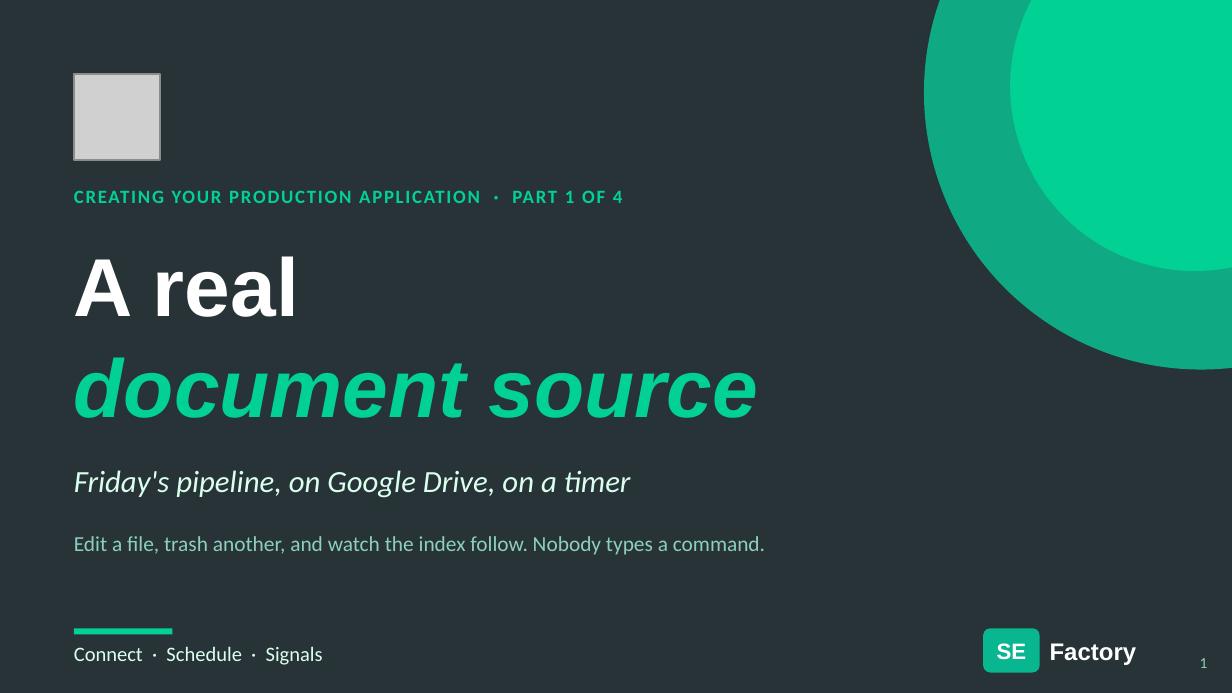
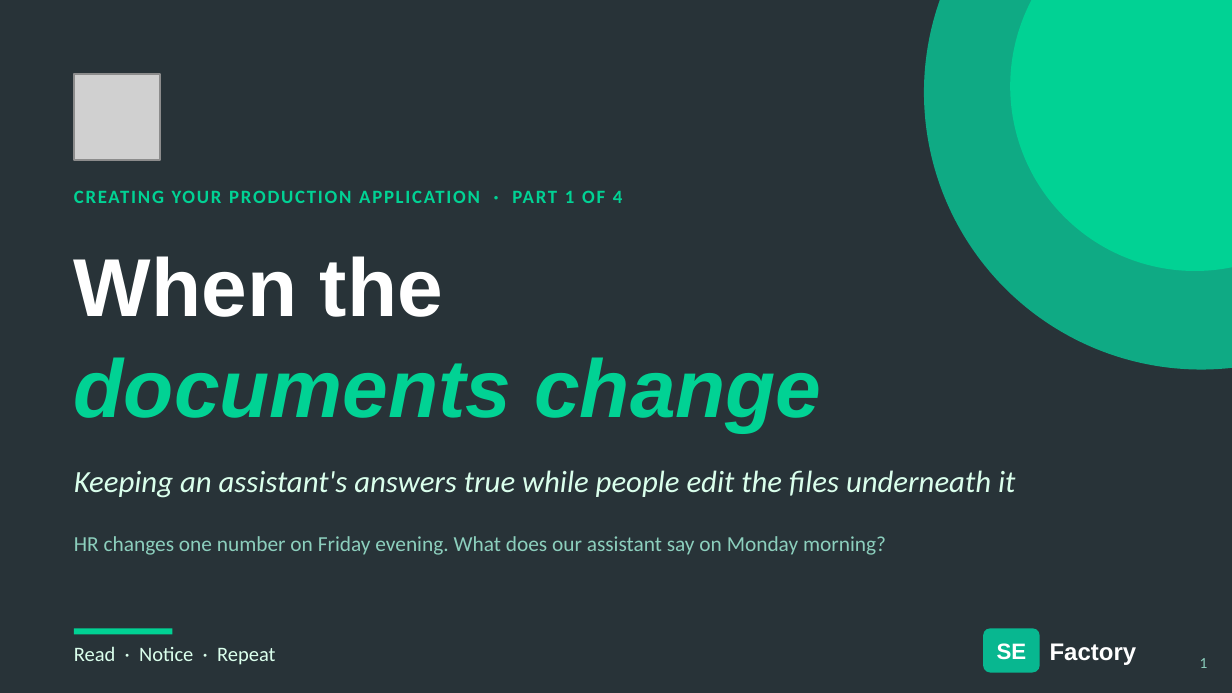
Before and after one commit to hasankanaan26/acme-desk, a slide deck: slide 1 of slides/part1-source.pptx. Drawn at 1232x693 pixels with LibreOffice and Linux fonts; fonts in the diff are those of the drawing; grey boxes stand for pictures. Boxes give left, top, right and bottom in pixels: in the first picture for what was removed or moved away, otherwise in the second. Text is boxed around its words. In the diff, an @@ line names an element or a change of style, - is before the commit and + after.

```diff
--- a/slides/part1-source.pptx
+++ b/slides/part1-source.pptx
@@ text at [74,256,443,317]: text changed @@
-A real
+When the
@@ text at [74,357,821,432]: text changed @@
-document source
+documents change
@@ text at [74,470,1015,498]: text changed @@
-Friday's pipeline, on Google Drive, on a timer
+Keeping an assistant's answers true while people edit the files underneath it
@@ text at [74,536,886,555]: text changed @@
-Edit a file, trash another, and watch the index follow. Nobody types a command.
+HR changes one number on Friday evening. What does our assistant say on Monday morning?
@@ text at [74,646,275,665]: text changed @@
-Connect · Schedule · Signals
+Read · Notice · Repeat
```
Also in this commit, not shown: 14 other slides changed, 21 slides added, 6 slides removed, 28 other files.
